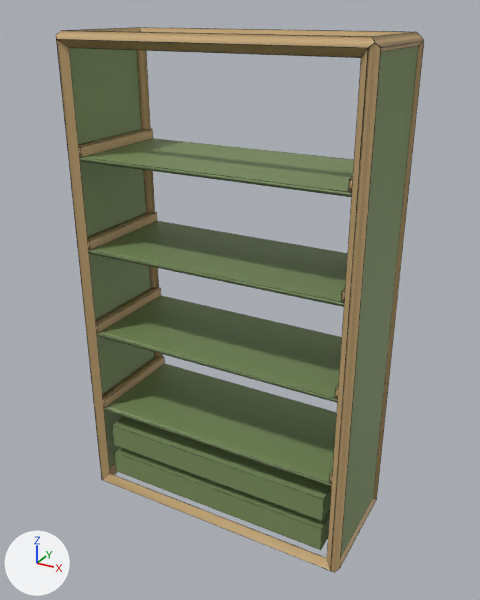
An edit to the glTF model public/catalogue/glb/009-dressing.glb, drawn before and after from the same camera.
The view is the same before and after, from a 50 mm camera at (1.84, -1.96, 2.09) aimed at (0.62, 0.25, 0.98). The axes (+X, +Y, +Z) are drawn at lower left. The lights are the same throughout. The picture after the commit comes second. Where no turn or scale is listed for an object, it has been applied to the vertices. Vertices at exactly the same position are counted once.

Objects in the first picture: 'arete-X0', 'arete-X2', 'arete-Z0', 'arete-Z1', 'mod-drawer-0', 'mod-drawer-1', 'panneau-joue1', 'panneau-joue2', 'tablette-plate-mod-0', 'tablette-plate-mod-1', 'tablette-plate-mod-2', 'tablette-plate-mod-3' and 45 more.
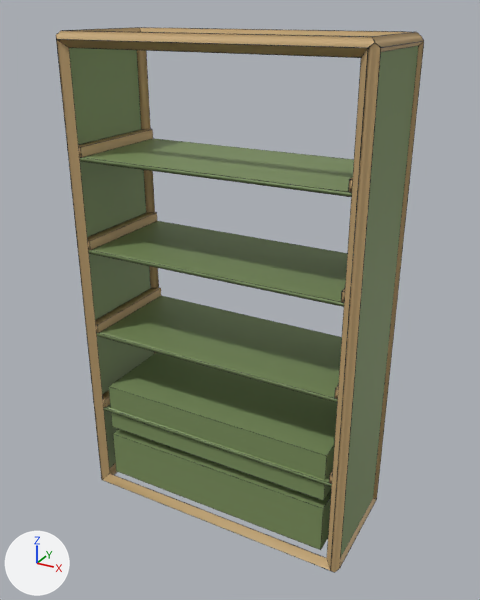
Where the newer file only moved an object's origin or applied its transform, the numbers keep the older frame.

The edits, one by one:
me_mesh_506 is used by ob_mod_drawer_0; location (0.6, 0.25, 0.117).
me_mesh_506 had 8 vertices, 12 faces and spanned x -0.525..0.525, y -0.225..0.225, z -0.055..0.055.
me_mesh_506 now has 8 vertices, 12 faces and spans x -0.525..0.525, y -0.225..0.225, z -0.055..0.159.
me_mesh_506 part 1: the whole mesh is scaled about its middle by (1, 1, 1.95), then moved by (0.0, 0.0, 0.052).
me_mesh_519 is used by ob_mod_drawer_1; location (0.6, 0.25, 0.267).
me_mesh_519 had 8 vertices, 12 faces and spanned x -0.525..0.525, y -0.225..0.225, z -0.055..0.055.
me_mesh_519 now has 8 vertices, 12 faces and spans x -0.525..0.525, y -0.225..0.225, z -0.107..0.107.
me_mesh_519 part 2: the whole mesh is scaled about its middle by (1, 1, 1.95).
Object 'mod-drawer-1' (ob_mod_drawer_1) moves from (0.6, 0.25, 0.267) to (0.6, 0.25, 0.423).

Location of each change, (x1, y1, x2, y2) in pixels of the pictures (480 x 600 px):
'mod-drawer-1', moved, rescaled
    before: (113, 417, 331, 521)
    after: (109, 353, 337, 500)
'mod-drawer-0', moved, rescaled (19% taller)
    before: (115, 448, 330, 549)
    after: (113, 429, 331, 549)
'tablette-plate-mod-0', unchanged, covered by the edit
    before: (104, 364, 336, 487)
    after: (104, 405, 333, 487)
